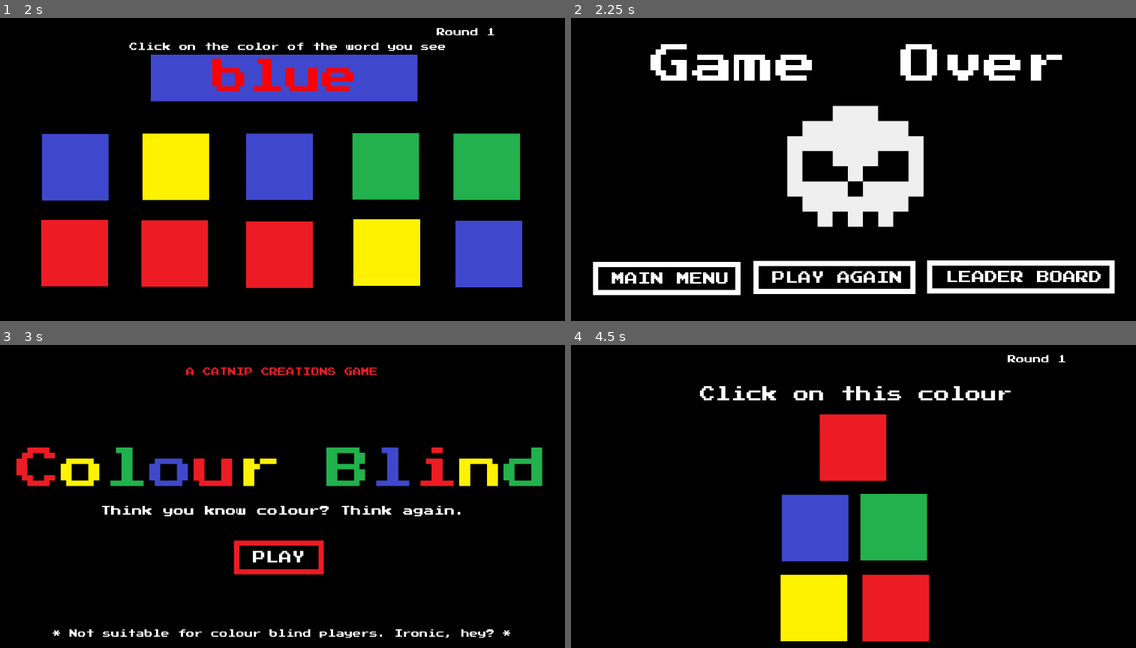
Above: before the commit, frames 1-4 (two rows, left to right).
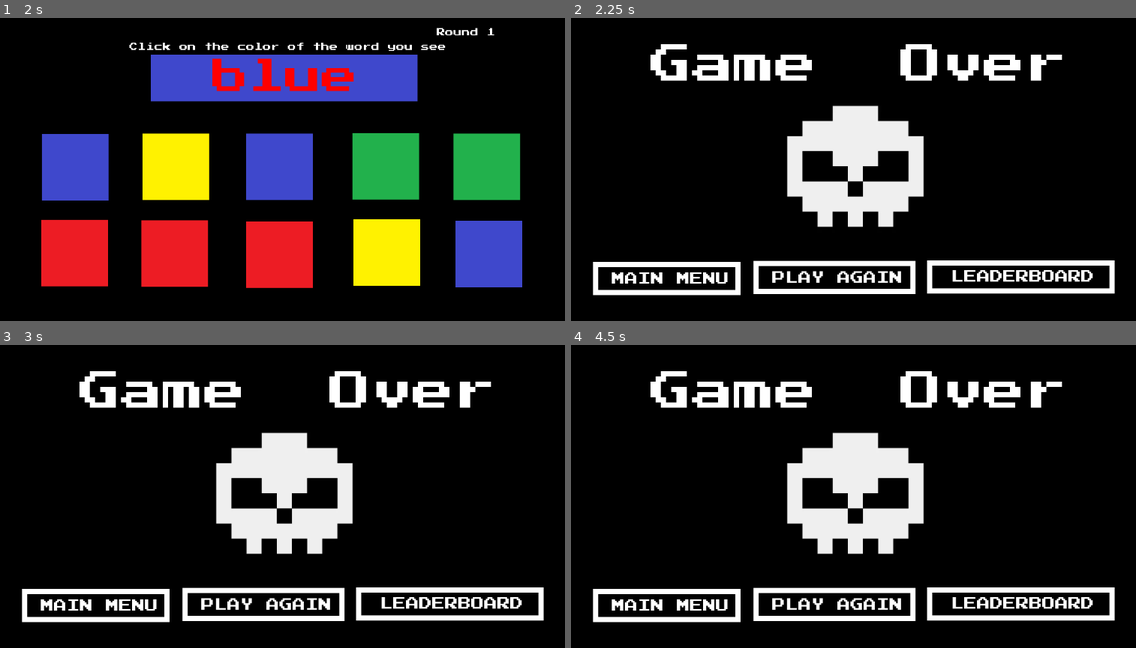
Above: after the commit, the same moments.

Repository: kwrightsk/game-jam-january-2026
Game: Godot game, scene res://Scenes/title_screen.tscn
Two runs of this game, one before a commit and one after it. Both use one fixed random seed, a clock stepped at 60 frames per second and the inputs below.
Inputs (mouse positions are in pixels of both pictures, inside the frame that each line leads up to):
- Up to frame 1 (2 s): click "PLAY" at 0.5 s; tap Enter at 1.25 s; move the mouse to (282, 78) at 1.27 s; press the mouse at (282, 78) at 1.28 s
- Up to frame 2 (2.25 s): tap Space at 2 s; move the mouse to (644, 166) at 2.02 s; release the mouse at (644, 166) at 2.03 s; click (644, 166) at 2.1 s
- Up to frame 3 (3 s): click "MAIN MENU" at 2.75 s
- Up to frame 4 (4.5 s): click (972, 605) at 3.5 s, where only the run after the commit has a clickable "LEADERBOARD"; click (847, 557) at 4.25 s, where only the run before the commit has a clickable "PLAY"

Frame 1 is identical in both runs. In frame 2, 0.7% of the frame differs, in the area x 66-94%, y 83-88%; in frame 3, 21%; in frame 4, 23%, in the area x 3-97%, y 3-98%.

Commit message:
when hover the main menu button works

Diff:
--- a/Scenes/game-over-screen.tscn
+++ b/Scenes/game-over-screen.tscn
@@ -1,8 +1,10 @@
-[gd_scene load_steps=5 format=3 uid="uid://b46ftpomv0jk8"]
+[gd_scene load_steps=7 format=3 uid="uid://b46ftpomv0jk8"]
 
 [ext_resource type="Script" path="res://scripts/game_over_screen.gd" id="1_lfbmt"]
 [ext_resource type="Texture2D" uid="uid://ba6mo6y6urtm7" path="res://assets/shirt-1671181932-5abe8617e0731d1ab2d8b2f6a6602d1e.webp" id="2_7eqmw"]
 [ext_resource type="FontFile" uid="uid://boafiido6lxpb" path="res://assets/PressStart2P.ttf" id="3_f5e0u"]
+
+[sub_resource type="CanvasTexture" id="CanvasTexture_8bfl2"]
 
 [sub_resource type="StyleBoxFlat" id="StyleBoxFlat_1fduq"]
 bg_color = Color(0.6, 0.6, 0.6, 0)
@@ -12,6 +14,14 @@
 border_width_bottom = 10
 border_color = Color(1, 1, 1, 1)
 
+[sub_resource type="StyleBoxFlat" id="StyleBoxFlat_43si1"]
+bg_color = Color(0.6, 0.6, 0.6, 0)
+border_width_left = 10
+border_width_top = 10
+border_width_right = 10
+border_width_bottom = 10
+border_color = Color(1, 0, 0.2, 1)
+
 [node name="Game-over-screen" type="Node2D"]
 script = ExtResource("1_lfbmt")
 
@@ -71,6 +81,36 @@
 offset_right = 245.0
 offset_bottom = 569.0
 mouse_filter = 1
+texture_hover = SubResource("CanvasTexture_8bfl2")
+
+[node name="Panel" type="Panel" parent="MainMenuButton"]
+layout_mode = 1
+anchors_preset = -1
+anchor_left = -3.412
+anchor_top = -2.669
+anchor_right = -3.412
+anchor_bottom = -2.669
+offset_left = 583.452
+offset_top = 173.485
+offset_right = 866.452
+offset_bottom = 237.485
+mouse_filter = 1
+theme_override_styles/panel = SubResource("StyleBoxFlat_1fduq")
+
+[node name="HoverMainMenu" type="Panel" parent="MainMenuButton"]
+visible = false
+layout_mode = 1
+anchors_preset = -1
+anchor_left = -3.412
+anchor_top = -2.669
+anchor_right = -3.412
+anchor_bottom = -2.669
+offset_left = 583.452
+offset_top = 173.485
+offset_right = 866.452
+offset_bottom = 237.485
+mouse_filter = 1
+theme_override_styles/panel = SubResource("StyleBoxFlat_43si1")
 
 [node name="RichTextLabel4" type="RichTextLabel" parent="MainMenuButton"]
 texture_filter = 1
@@ -89,20 +129,6 @@
 theme_override_fonts/normal_font = ExtResource("3_f5e0u")
 theme_override_font_sizes/normal_font_size = 25
 text = "MAIN MENU"
-
-[node name="Panel" type="Panel" parent="MainMenuButton"]
-layout_mode = 1
-anchors_preset = -1
-anchor_left = -3.412
-anchor_top = -2.669
-anchor_right = -3.412
-anchor_bottom = -2.669
-offset_left = 583.452
-offset_top = 173.485
-offset_right = 866.452
-offset_bottom = 237.485
-mouse_filter = 1
-theme_override_styles/panel = SubResource("StyleBoxFlat_1fduq")
 
 [node name="PlayAgainButton" type="TextureButton" parent="."]
 offset_left = 382.0
@@ -111,6 +137,35 @@
 offset_bottom = 567.0
 mouse_filter = 1
 
+[node name="Panel" type="Panel" parent="PlayAgainButton"]
+layout_mode = 1
+anchors_preset = -1
+anchor_left = -3.412
+anchor_top = -2.669
+anchor_right = -3.412
+anchor_bottom = -2.669
+offset_left = 583.452
+offset_top = 173.485
+offset_right = 894.452
+offset_bottom = 237.485
+mouse_filter = 1
+theme_override_styles/panel = SubResource("StyleBoxFlat_1fduq")
+
+[node name="HoverPlayAgain" type="Panel" parent="PlayAgainButton"]
+visible = false
+layout_mode = 1
+anchors_preset = -1
+anchor_left = -3.412
+anchor_top = -2.669
+anchor_right = -3.412
+anchor_bottom = -2.669
+offset_left = 583.452
+offset_top = 173.485
+offset_right = 894.452
+offset_bottom = 237.485
+mouse_filter = 1
+theme_override_styles/panel = SubResource("StyleBoxFlat_43si1")
+
 [node name="RichTextLabel4" type="RichTextLabel" parent="PlayAgainButton"]
 texture_filter = 1
 layout_mode = 1
@@ -128,20 +183,6 @@
 theme_override_fonts/normal_font = ExtResource("3_f5e0u")
 theme_override_font_sizes/normal_font_size = 25
 text = "PLAY AGAIN"
-
-[node name="Panel" type="Panel" parent="PlayAgainButton"]
-layout_mode = 1
-anchors_preset = -1
-anchor_left = -3.412
-anchor_top = -2.669
-anchor_right = -3.412
-anchor_bottom = -2.669
-offset_left = 583.452
-offset_top = 173.485
-offset_right = 894.452
-offset_bottom = 237.485
-mouse_filter = 1
-theme_override_styles/panel = SubResource("StyleBoxFlat_1fduq")
 
 [node name="LeaderBoardButton" type="TextureButton" parent="."]
 offset_left = 715.0
@@ -150,6 +191,35 @@
 offset_bottom = 566.0
 mouse_filter = 1
 
+[node name="Panel" type="Panel" parent="LeaderBoardButton"]
+layout_mode = 1
+anchors_preset = -1
+anchor_left = -3.412
+anchor_top = -2.669
+anchor_right = -3.412
+anchor_bottom = -2.669
+offset_left = 583.452
+offset_top = 173.485
+offset_right = 943.452
+offset_bottom = 237.485
+mouse_filter = 1
+theme_override_styles/panel = SubResource("StyleBoxFlat_1fduq")
+
+[node name="HoverLeaderBoard" type="Panel" parent="LeaderBoardButton"]
+visible = false
+layout_mode = 1
+anchors_preset = -1
+anchor_left = -3.412
+anchor_top = -2.669
+anchor_right = -3.412
+anchor_bottom = -2.669
+offset_left = 583.452
+offset_top = 173.485
+offset_right = 943.452
+offset_bottom = 237.485
+mouse_filter = 1
+theme_override_styles/panel = SubResource("StyleBoxFlat_43si1")
+
 [node name="RichTextLabel4" type="RichTextLabel" parent="LeaderBoardButton"]
 texture_filter = 1
 layout_mode = 1
@@ -158,30 +228,18 @@
 anchor_top = 0.5
 anchor_right = 0.5
 anchor_bottom = 0.5
-offset_left = -49.5
-offset_top = -12.5
-offset_right = 271.5
-offset_bottom = 12.5
+offset_left = -39.5
+offset_top = -13.5
+offset_right = 281.5
+offset_bottom = 11.5
 grow_horizontal = 2
 grow_vertical = 2
 theme_override_fonts/normal_font = ExtResource("3_f5e0u")
 theme_override_font_sizes/normal_font_size = 25
-text = "LEADER BOARD"
-
-[node name="Panel" type="Panel" parent="LeaderBoardButton"]
-layout_mode = 1
-anchors_preset = -1
-anchor_left = -3.412
-anchor_top = -2.669
-anchor_right = -3.412
-anchor_bottom = -2.669
-offset_left = 583.452
-offset_top = 173.485
-offset_right = 943.452
-offset_bottom = 237.485
-mouse_filter = 1
-theme_override_styles/panel = SubResource("StyleBoxFlat_1fduq")
-
+text = "LEADERBOARD"
+
+[connection signal="mouse_entered" from="MainMenuButton" to="." method="_on_main_menu_button_mouse_entered"]
+[connection signal="mouse_exited" from="MainMenuButton" to="." method="_on_main_menu_button_mouse_exited"]
 [connection signal="pressed" from="MainMenuButton" to="." method="_on_main_menu_button_pressed"]
 [connection signal="pressed" from="PlayAgainButton" to="." method="_on_play_again_button_pressed"]
 [connection signal="pressed" from="LeaderBoardButton" to="." method="_on_leader_board_button_pressed"]
--- a/Scenes/leaderboard_screen.tscn
+++ b/Scenes/leaderboard_screen.tscn
@@ -74,7 +74,7 @@
 theme_override_colors/font_color = Color(1, 1, 1, 1)
 theme_override_fonts/font = ExtResource("1_3o3f0")
 theme_override_font_sizes/font_size = 50
-text = "LEADER BOARD"
+text = "LEADERBOARD"
 horizontal_alignment = 1
 
 [node name="BackButton" type="TextureButton" parent="CanvasLayer"]
--- a/scripts/game_over_screen.gd
+++ b/scripts/game_over_screen.gd
@@ -1,10 +1,14 @@
 extends Node2D
-
+@onready var hover_main_menu = $MainMenuButton/HoverMainMenu
+@onready var hover_leaderboard = $LeaderBoardButton/HoverLeaderBoard
+@onready var hover_play_again = $PlayAgainButton/HoverPlayAgain
 
 # Called when the node enters the scene tree for the first time.
 func _ready() -> void:
 	Globals.round = 1
-
+	hover_main_menu.visible = false
+	hover_leaderboard.visible = false
+	hover_play_again.visible = false
 
 # Called every frame. 'delta' is the elapsed time since the previous frame.
 func _process(delta: float) -> void:
@@ -21,3 +25,9 @@
 func _on_main_menu_button_pressed() -> void:
 	print("main menu")
 	get_tree().change_scene_to_file("res://Scenes/title_screen.tscn")
+
+func _on_main_menu_button_mouse_entered() -> void:
+	hover_main_menu.visible = true
+
+func _on_main_menu_button_mouse_exited() -> void:
+	hover_main_menu.visible = false
Binary file added: assets/redSquare copy.png
Not shown, added: assets/redSquare copy.png.import
